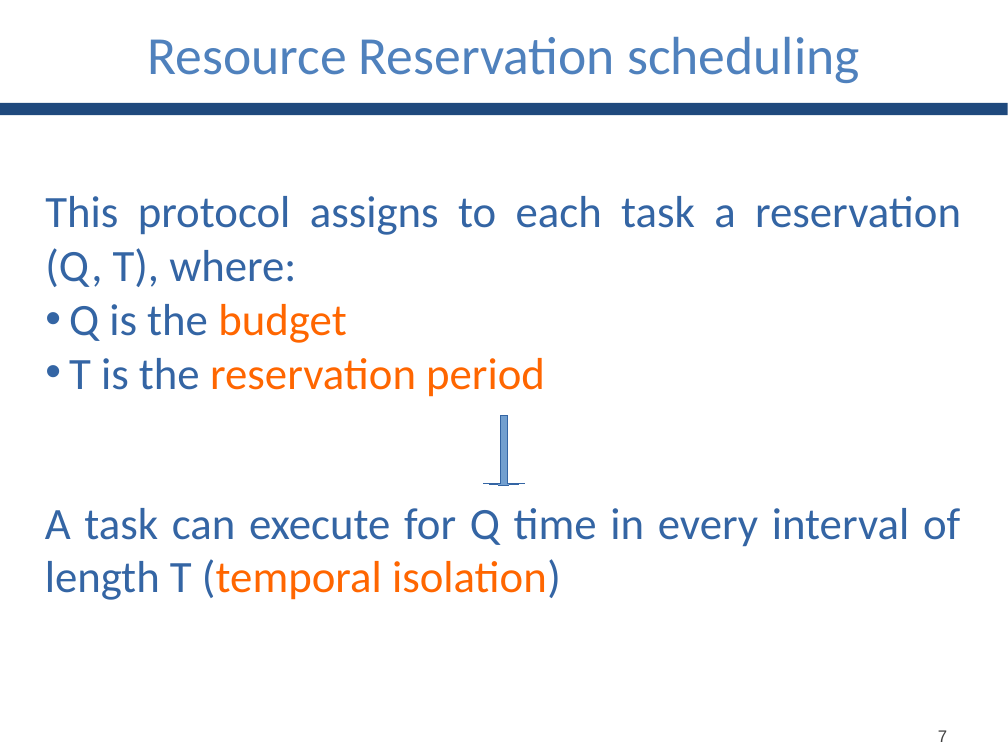
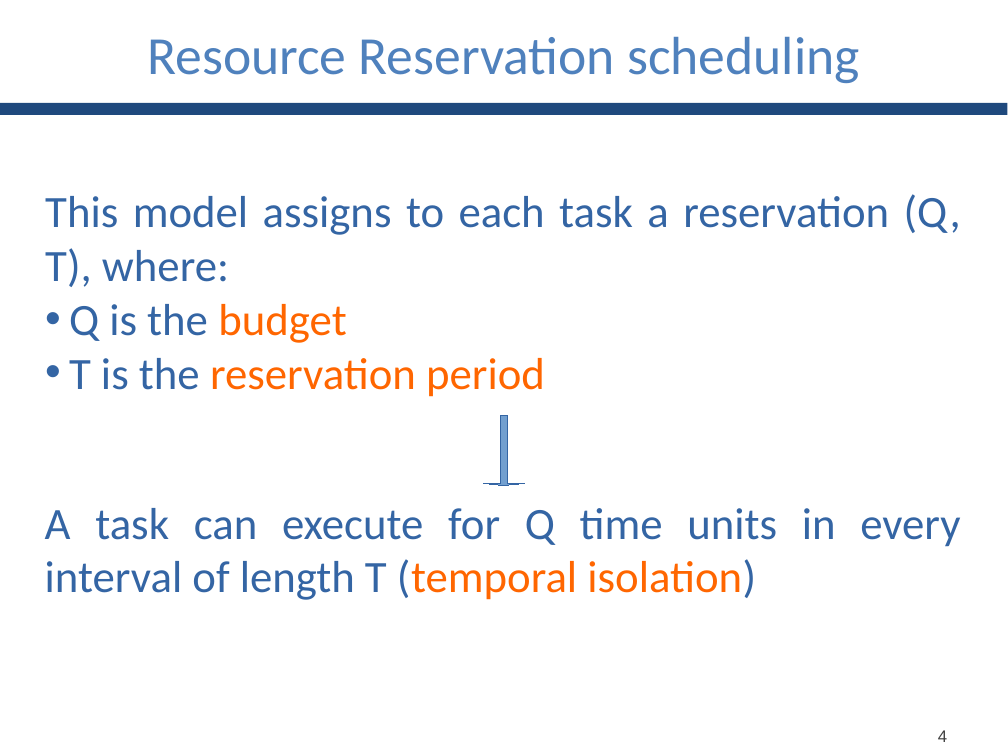
Before and after one commit to GianlucaBortoli/bachelorThesis, a slide deck: slide 5 of slides/slides.pptx. Drawn at 1008x756 pixels with LibreOffice and Linux fonts; fonts in the diff are those of the drawing. Boxes give left, top, right and bottom in pixels: in the first picture for what was removed or moved away, otherwise in the second. Text is boxed around its words. In the diff, an @@ line names an element or a change of style, - is before the commit and + after.

Commit message:
fixed slides # and minor fixes

```diff
--- a/slides/slides.pptx
+++ b/slides/slides.pptx
@@ text at (45, 194, 961, 287): text changed @@
-This protocol assigns to each task a reservation (Q, T), where:
+This model assigns to each task a reservation (Q, T), where:
@@ text at (45, 508, 960, 600): text changed @@
-A task can execute for Q time in every interval of length T (temporal isolation)
+A task can execute for Q time units in every interval of length T (temporal isolation)
@@ text at (938, 730, 947, 742): text changed @@
-7
+4
```
Also in this commit, not shown: 6 other slides changed.
